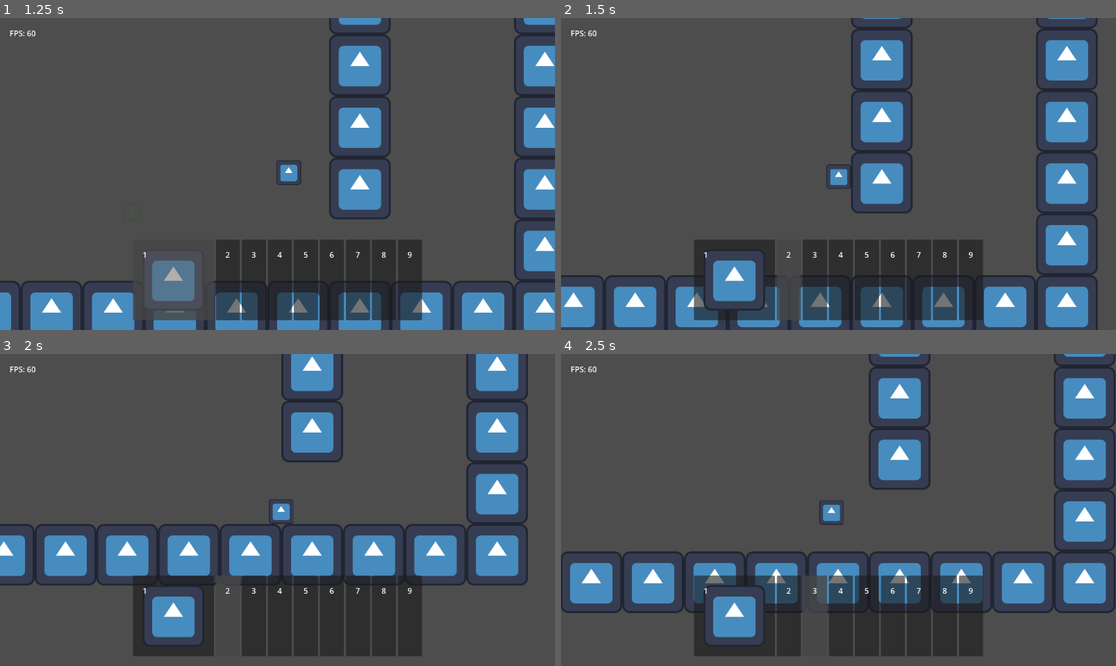
Above: before the commit, frames 1-4 (two rows, left to right).
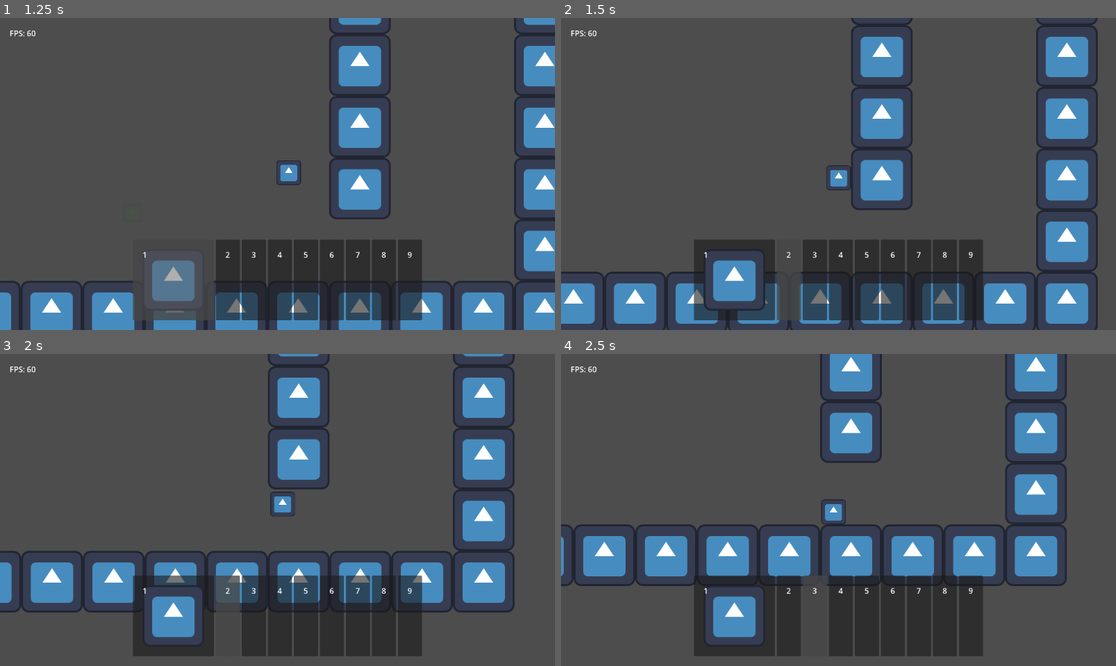
Above: after the commit, the same moments.

Repository: TheHumanMRP/RPG-Life-Tracker
Game: Godot game, scene res://Folders/Systems/Main/Scenes/main_scene.tscn
The game is run twice, just before and just after one commit, with the same random seed, the same clock (stepped at 60 frames per second) and the same inputs. The engine's default icon, where the game draws it, is replaced by a stand-in: a white triangle on a blue panel in a dark square.
Inputs (mouse positions are in pixels of both pictures, inside the frame that each line leads up to):
- Up to frame 1 (1.25 s): move the mouse to (172, 280) at 0.52 s; hold D (move_right) from 0.53 s (still down); tap Space (jump) at 0.6, 0.77, 1.07 s; click (172, 280) at 0.67 s
- Up to frame 2 (1.5 s): keep holding D (move_right); move the mouse to (788, 280) at 1.27 s; tap I (add_test_sword) at 1.35 s; click (788, 280) at 1.42 s
- Up to frame 3 (2 s): keep holding D (move_right); tap Space (jump) at 1.52, 1.55, 1.82 s
- Up to frame 4 (2.5 s): move the mouse to (816, 616) at 2.02 s; release D (move_right) at 2.03 s; hold A (move_left) from 2.03 s (still down); tap Space (jump) at 2.1 s; click (816, 616) at 2.17 s

Frame 1 is identical in both runs. In frame 2, 6.5% of the frame differs, in the area x 0-97%, y 0-100%; in frame 3, 23%; in frame 4, 27%, in the area x 0-100%, y 0-84%.
Error in both runs: Invalid call. Nonexistent function 'item_selected' in base 'Resource (ItemEntry)'. (res://Folders/Systems/Inventory_System/Scripts/inventory_logic.gd:164)

Commit message:
Auto commit at 2026-07-11 20:42:34

Diff:
--- a/Folders/Components/movement_component.gd
+++ b/Folders/Components/movement_component.gd
@@ -79,6 +79,8 @@
 	if jump and not air_jumped:
 		velocity.y = - jump_force
 
+		jumped = true
+
 		if not is_on_floor:
 			air_jumped = true
 
